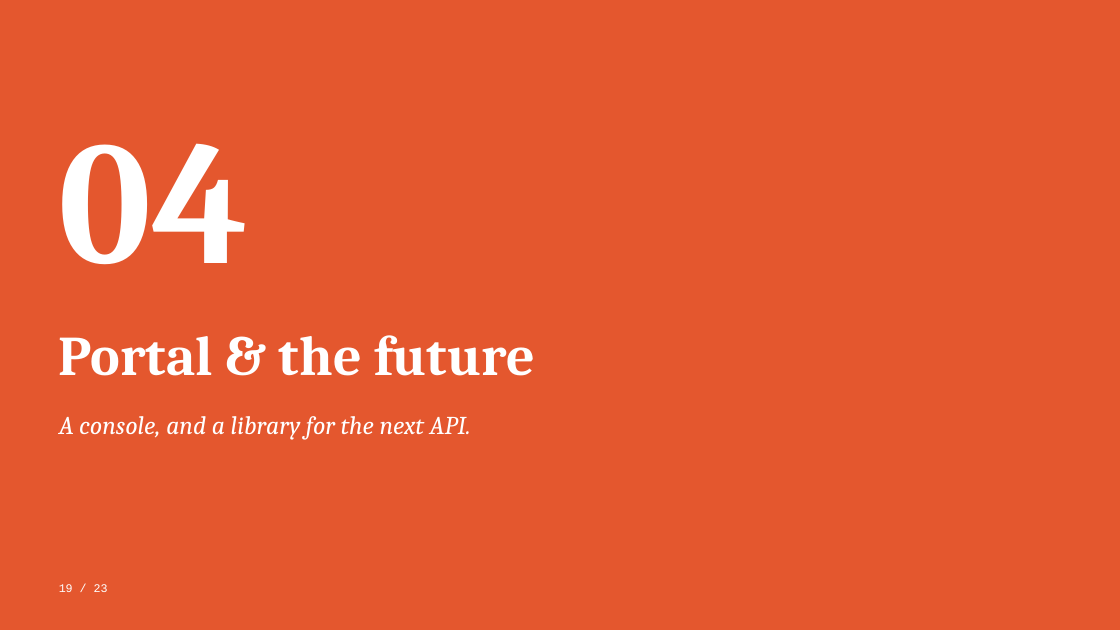
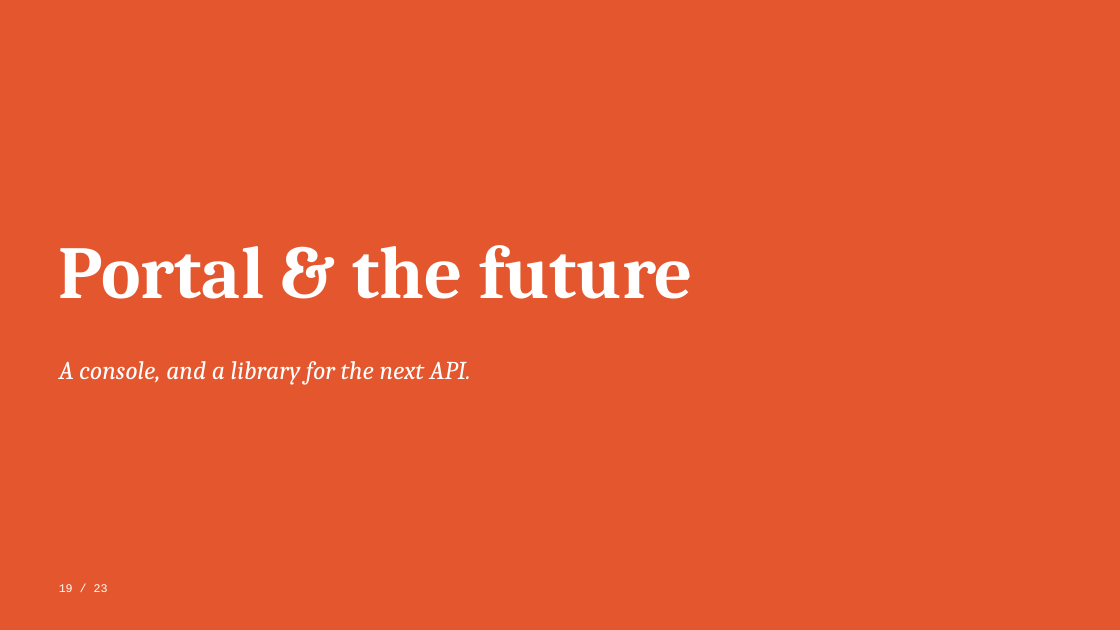
Before and after one commit to black-cloudlet/serverless, a slide deck: slide 19 of docs/presentation/serverless-platform.pptx. Drawn at 1120x630 pixels with LibreOffice and Linux fonts; fonts in the diff are those of the drawing. Boxes give left, top, right and bottom in pixels: in the first picture for what was removed or moved away, otherwise in the second. Text is boxed around its words. In the diff, an @@ line names an element or a change of style, - is before the commit and + after.

```diff
--- a/docs/presentation/serverless-platform.pptx
+++ b/docs/presentation/serverless-platform.pptx
@@ text removed at box(59, 143, 249, 265) @@
-04
@@ text "Portal & the future": place and size @@
-text "Portal & the future" at box(59, 335, 535, 376)
+text "Portal & the future" at box(59, 245, 693, 299)
@@ text "Portal & the future" at box(59, 245, 693, 299): size 48 to 64 pt @@
@@ text "A console, and a library ...": place and size @@
-text "A console, and a library ..." at box(59, 416, 471, 440)
+text "A console, and a library ..." at box(59, 361, 471, 385)
```
Also in this commit, not shown: 21 other slides changed, 5 other files.
